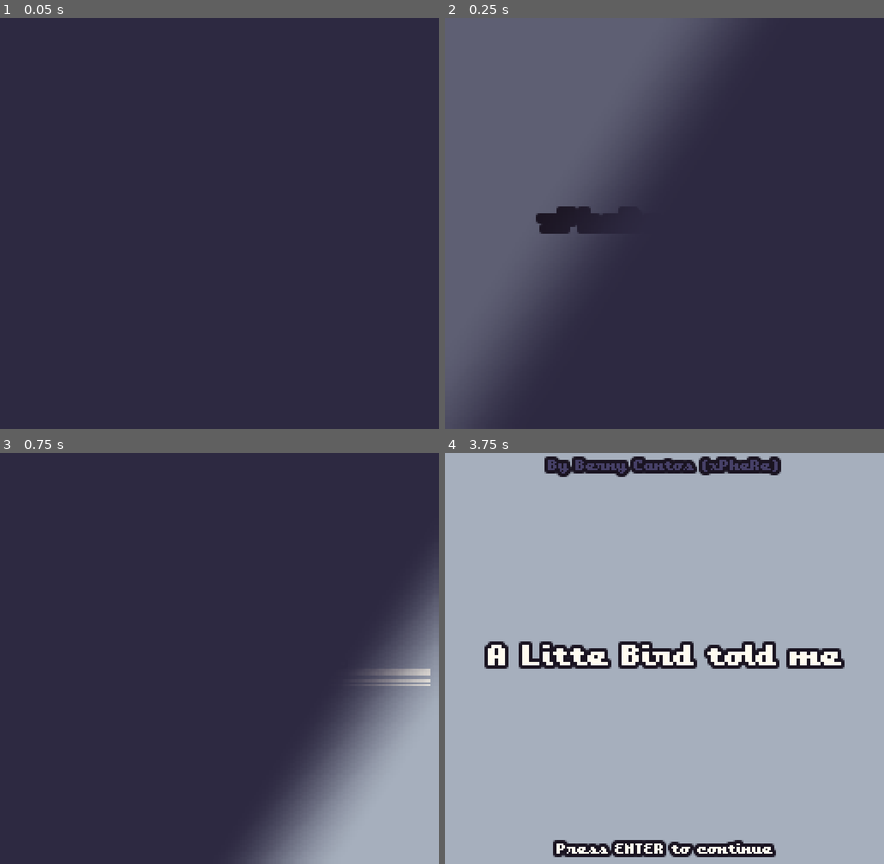
Above: before the commit, frames 1-4 (two rows, left to right).
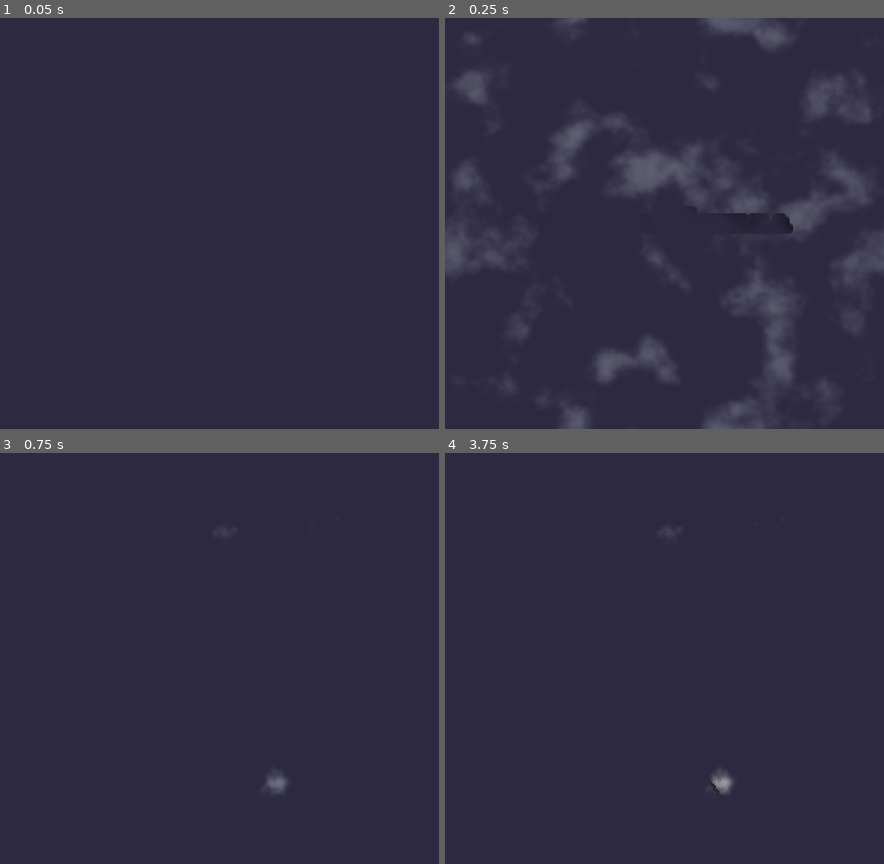
Above: after the commit, the same moments.

Repository: xphere/a-little-bird-told-me
Game: Godot game, scene res://main.tscn
Two runs of this game, one before a commit and one after it. Both use one fixed random seed, a clock stepped at 60 frames per second and the inputs below.
Inputs:
- Up to frame 1 (0.05 s): no input
- Up to frame 2 (0.25 s): no input
- Up to frame 3 (0.75 s): tap Enter (ui_accept) at 0.5 s
- Up to frame 4 (3.75 s): tap Enter (ui_accept) at 0.77, 1.52, 2.75, 3.02, 3.5 s

Frame 1 is identical in both runs. In frame 2, 37% of the frame differs, in the area x 0-100%, y 0-100%; in frame 3, 16%; in frame 4, 100%.

Commit message:
+intro: crunch-free guaranteed

Diff:
--- a/main.tscn
+++ b/main.tscn
@@ -11,12 +11,12 @@
 [ext_resource path="res://modules/curtain/texture-gradient-curtain.gdshader" type="Shader" id=9]
 [ext_resource path="res://src/theater/loading.tscn" type="PackedScene" id=11]
 
-[sub_resource type="Gradient" id=3]
+[sub_resource type="OpenSimplexNoise" id=3]
+octaves = 6
 
-[sub_resource type="GradientTexture2D" id=4]
-gradient = SubResource( 3 )
-fill_from = Vector2( -0.075, 0.15 )
-fill_to = Vector2( 1.075, 0.85 )
+[sub_resource type="NoiseTexture" id=4]
+seamless = true
+noise = SubResource( 3 )
 
 [sub_resource type="ShaderMaterial" id=2]
 shader = ExtResource( 9 )
--- /dev/null
+++ b/src/intro/crunch-free.tscn
@@ -0,0 +1,118 @@
+[gd_scene load_steps=9 format=2]
+
+[ext_resource path="res://modules/input/on-action/on-action.gd" type="Script" id=1]
+[ext_resource path="res://events/on-cue.tscn" type="PackedScene" id=2]
+[ext_resource path="res://src/intro/assets/crunch-free.png" type="Texture" id=3]
+[ext_resource path="res://assets/fonts/big-font.tres" type="DynamicFont" id=4]
+
+[sub_resource type="Shader" id=1]
+code = "shader_type canvas_item;
+render_mode blend_mix;
+
+uniform float from : hint_range(0.0, 1.0, 0.01) = 0.5;
+uniform float width = 16.0;
+
+void fragment()
+{
+	float threshold = 0.5 * (UV.x + 1.0 - UV.y);
+	float delta = length(SCREEN_PIXEL_SIZE) * width;
+	vec4 color = texture(TEXTURE, UV);
+	float value = step(0.0, from + delta - threshold) * step(0.0, threshold - from + delta);
+	COLOR = mix(color, vec4(vec3(1.0), color.a), value);
+}"
+
+[sub_resource type="ShaderMaterial" id=2]
+shader = SubResource( 1 )
+shader_param/from = 0.5
+shader_param/width = 8.0
+
+[sub_resource type="Animation" id=3]
+length = 0.001
+tracks/0/type = "value"
+tracks/0/path = NodePath(".:material:shader_param/from")
+tracks/0/interp = 1
+tracks/0/loop_wrap = true
+tracks/0/imported = false
+tracks/0/enabled = true
+tracks/0/keys = {
+"times": PoolRealArray( 0 ),
+"transitions": PoolRealArray( 1 ),
+"update": 0,
+"values": [ 0.5 ]
+}
+
+[sub_resource type="Animation" id=4]
+resource_name = "Wink"
+tracks/0/type = "value"
+tracks/0/path = NodePath(".:material:shader_param/from")
+tracks/0/interp = 1
+tracks/0/loop_wrap = true
+tracks/0/imported = false
+tracks/0/enabled = true
+tracks/0/keys = {
+"times": PoolRealArray( 0, 1 ),
+"transitions": PoolRealArray( -2, 1 ),
+"update": 0,
+"values": [ 0.0, 1.0 ]
+}
+
+[node name="Submitted" type="Control"]
+anchor_right = 1.0
+anchor_bottom = 1.0
+
+[node name="Background" type="ColorRect" parent="."]
+anchor_right = 1.0
+anchor_bottom = 1.0
+color = Color( 0.654902, 0.690196, 0.745098, 1 )
+
+[node name="VBoxContainer" type="VBoxContainer" parent="."]
+anchor_left = 0.5
+anchor_top = 0.5
+anchor_right = 0.5
+anchor_bottom = 0.5
+margin_left = -128.0
+margin_top = -120.0
+margin_right = 128.0
+margin_bottom = 120.0
+
+[node name="No Crunch Logo" type="TextureRect" parent="VBoxContainer"]
+material = SubResource( 2 )
+margin_right = 256.0
+margin_bottom = 216.0
+size_flags_horizontal = 3
+size_flags_vertical = 3
+texture = ExtResource( 3 )
+stretch_mode = 4
+
+[node name="AnimationPlayer" type="AnimationPlayer" parent="VBoxContainer/No Crunch Logo"]
+autoplay = "Wink"
+anims/RESET = SubResource( 3 )
+anims/Wink = SubResource( 4 )
+
+[node name="Free" type="Label" parent="VBoxContainer"]
+margin_top = 220.0
+margin_right = 256.0
+margin_bottom = 236.0
+custom_colors/font_color = Color( 1, 0.988235, 0.945098, 1 )
+custom_fonts/font = ExtResource( 4 )
+text = "CRUNCH-FREE"
+align = 1
+valign = 2
+
+[node name="Last" type="MarginContainer" parent="VBoxContainer"]
+margin_top = 240.0
+margin_right = 256.0
+margin_bottom = 240.0
+
+[node name="Next" parent="." instance=ExtResource( 2 )]
+
+[node name="Timer" type="Timer" parent="Next"]
+wait_time = 2.0
+autostart = true
+
+[node name="On Action Accept" type="Node" parent="Next"]
+script = ExtResource( 1 )
+
+[connection signal="emitted" from="Next" to="Next" method="queue_free"]
+[connection signal="timeout" from="Next/Timer" to="Next" method="emit"]
+[connection signal="action" from="Next/On Action Accept" to="Next" method="emit"]
--- a/src/scripts.json
+++ b/src/scripts.json
@@ -2,5 +2,6 @@
 	[ "intro#studio", "res://src/intro/studio.tscn" ],
 	[ "intro#submitted", "res://src/intro/submitted.tscn" ],
 	[ "intro#engine", "res://src/intro/engine.tscn" ],
+	[ "intro#crunch-free", "res://src/intro/crunch-free.tscn" ],
 	[ "menu", "res://src/menu/menu.tscn" ],
 ]
Binary file added: src/intro/assets/crunch-free.png
Not shown, added: src/intro/assets/crunch-free.png.import
